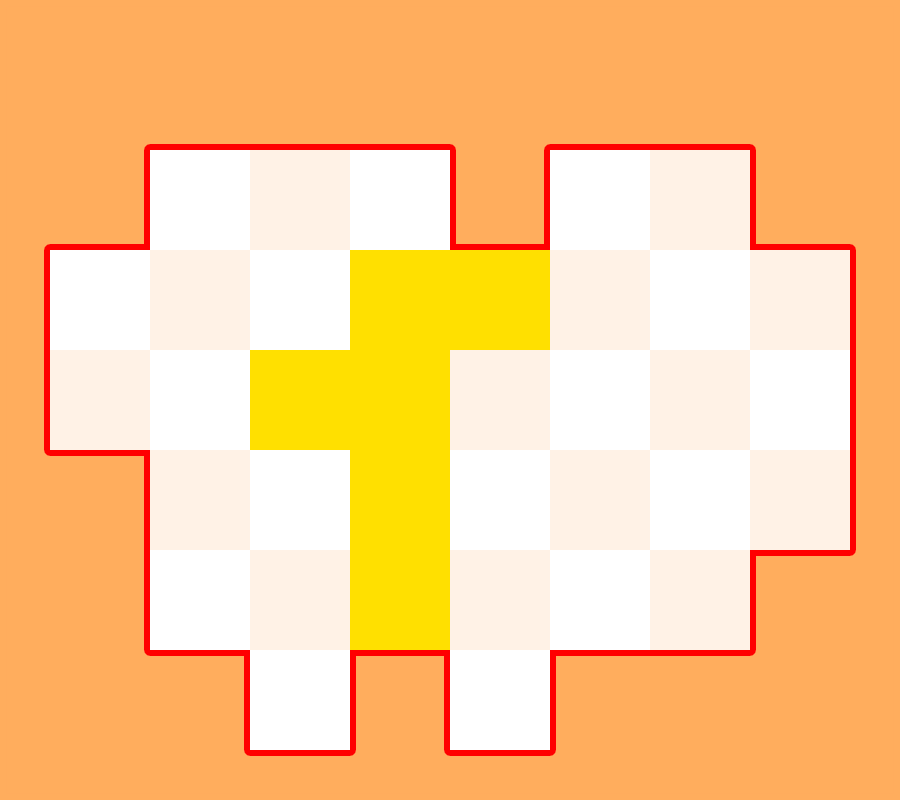
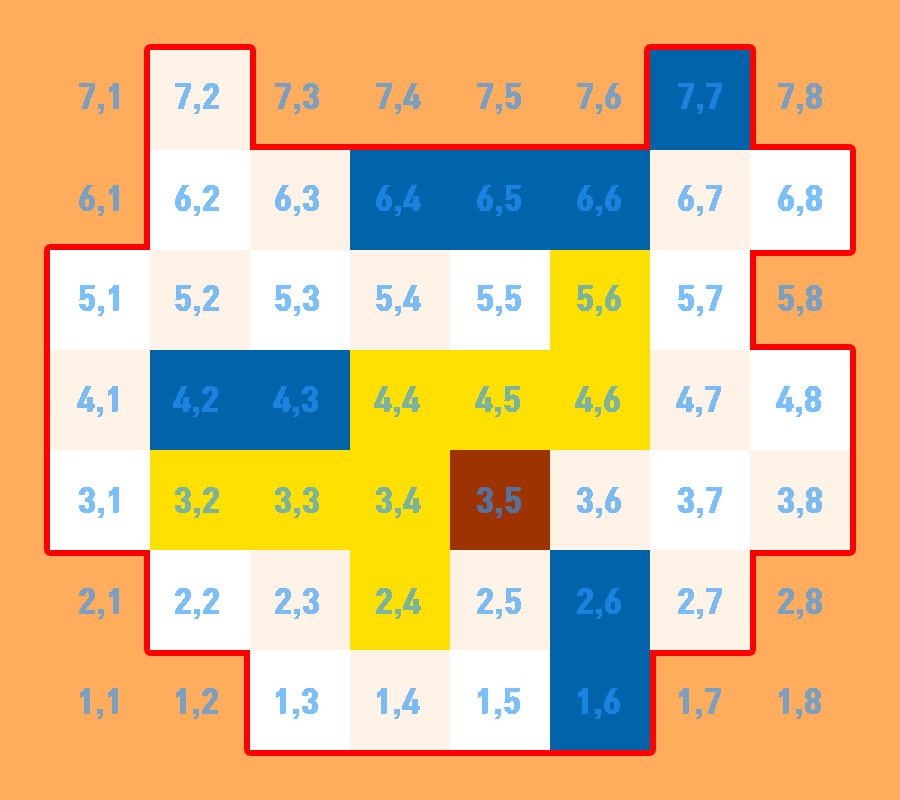
Before/after of a (900, 800) layered artwork. What changed in the layer stack:
showed group "숫자" (63 layers) over left=77, top=83, right=822, bottom=719
added group "4" with 5 layers above "상" over left=44, top=44, right=856, bottom=756
added layer "레이어 17" (1st of 2, in "4") in group "4" over left=150, top=50, right=750, bottom=750
added layer "레이어 3 복사 2" (1st of 2, in "4") in group "4" over left=450, top=450, right=550, bottom=550
added layer "레이어 18" (1st of 2, in "4") in group "4" over left=150, top=250, right=650, bottom=650
added layer "레이어 16" (1st of 2, in "4") in group "4" over left=44, top=44, right=856, bottom=756
added layer "그리드 복사" (1st of 3, in "4") in group "4" over left=44, top=44, right=856, bottom=756
hid group "상" (10 layers) over left=44, top=44, right=856, bottom=756
